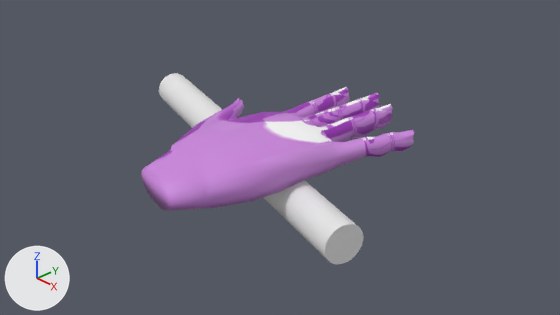
An edit to the Blender file Hand.blend, drawn before and after from the same camera.
Both versions are drawn from the file's camera 'Camera'. The lights are fixed; the arrows at lower left show +X, +Y and +Z.

The older version as bpy lines, for what is in view:
```python
me_cube = bpy.data.meshes.new('Cube')
me_cube.from_pydata(...)  # 730 vertices, 721 faces, 3 loose edges; spans x -1.95..1.28, y -1.71..2.65, z -0.96..1.34
me_cube.polygons.foreach_set('use_smooth', [True] * 721)
me_cube.materials.append(mat_camo)
me_cylinder = bpy.data.meshes.new('Cylinder')
me_cylinder.from_pydata(...)  # a 32-sided cylinder along z spanning x -1.0..1.0, y -1.0..1.0, z -1.0..1.0
ob_grabbingref = bpy.data.objects.new('GrabbingRef', me_cylinder)
ob_grabbingref.location = (-0.603, -0.179, -0.126)
ob_grabbingref.rotation_euler = (-1.554, 0.147, 1.312)  # degrees (-89, 8.4, 75)
ob_grabbingref.scale = (0.277, 0.277, 2.8)
ob_hand = bpy.data.objects.new('Hand', me_cube)
ob_hand.location = (0.34, -0.735, 0.262)
ob_hand.rotation_euler = (0.0000244, 0.00183, -0.093)  # degrees (0, 0.1, -5.3)
ob_hand.scale = (0.81, 0.927, 0.285)
```
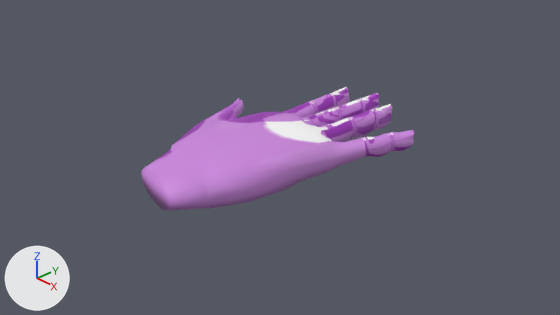
Patch to the scene script:
```diff
--- a/Hand.blend.py
+++ b/Hand.blend.py
@@ ob_grabbingref @@
 ob_grabbingref.scale = (0.277, 0.277, 2.8)
+ob_grabbingref.hide_set(True)
```

Pixel boxes (x1, y1, x2, y2) of what changed, in the pictures (560 x 315 px):
'GrabbingRef', hidden
    before: (159, 73, 364, 264)
